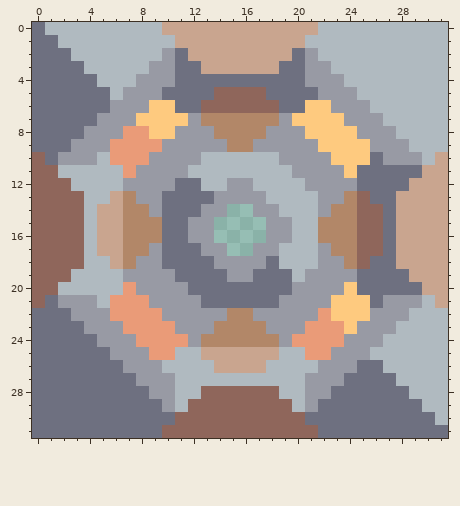
Pixel-art sprite: assets/sprites/blocks/structure/smallStructureBattery.png. Above, as it was before the edit.
The file is 32x32 pixels.
After the commit:
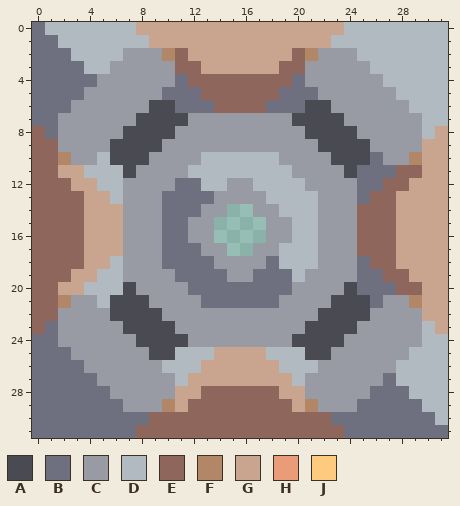
Palette (. is transparent): A #494a52  B #6e7080  C #989aa4  D #b0bac0  E #8f665b  F #b28768  G #c9a58f  H #ea9b78  J #feca7f
The edit:
Colour H gives way to colour A in row 8 at x 7 to 8; in row 9 at x 6 to 9; in row 10 at x 6 to 8; in row 11 at x 7; in row 20 at x 7; in row 21 at x 6 to 8.
Colour H gives way to colour A in row 22 at x 6 to 9 and 22; in row 23 at x 7 to 10 and 21 to 23; in row 24 at x 8 to 11 and 20 to 23; in row 25 at x 9 to 10 and 21 to 22.
Colour J gives way to colour A in row 6 at x 9 to 10 and 21 to 22; in row 7 at x 8 to 11 and 20 to 23; in row 8 at x 9 to 10 and 21 to 24; in row 9 at x 22 to 25; in row 10 at x 23 to 25; in row 11 at x 24.
Colour J gives way to colour A in row 20 at x 24; in rows 21 to 22 at x 23 to 25; in row 23 at x 24.
Colour E gives way to colour B in row 6 at x 13 and 18; in row 13 at x 25; in row 18 at x 25.
Colour B gives way to colour C in row 5 at x 4 to 5; in row 6 at x 3 to 5; in row 7 at x 2 to 4; in row 8 at x 2 to 3; in row 9 at x 2; in row 22 at x 2.
Colour B gives way to colour C in row 23 at x 2 to 3; in row 24 at x 2 to 4; in row 25 at x 3 to 5; in row 26 at x 4 to 6 and 25 to 26; in row 27 at x 5 to 7 and 24 to 26; in row 28 at x 6 to 8 and 23 to 25.
Colour B gives way to colour C in row 29 at x 7 to 9 and 22 to 24.
Colour D gives way to colour C in row 2 at x 7 to 9 and 22 to 24; in row 3 at x 6 to 8 and 23 to 25; in row 4 at x 5 to 7 and 24 to 26; in row 5 at x 6 and 25 to 27; in row 6 at x 26 to 28; in row 7 at x 27 to 29.
Colour D gives way to colour C in row 8 at x 28 to 29; in row 9 at x 29; in row 22 at x 29; in row 23 at x 28 to 29; in row 24 at x 27 to 29; in row 25 at x 26 to 28.
Colour D gives way to colour C in row 26 at x 27.
Colour F gives way to colour C in row 7 at x 13 to 18; in row 8 at x 14 to 17; in row 9 at x 15 to 16; in row 13 at x 7 and 24; in row 14 at x 7 to 8 and 23 to 24; in rows 15 to 16 at x 7 to 9 and 22 to 24.
Colour F gives way to colour C in row 17 at x 7 to 8 and 23 to 24; in row 18 at x 7 and 24; in row 22 at x 15 to 16; in row 23 at x 14 to 17; in row 24 at x 13 to 18.
Colour G gives way to colour D in row 13 at x 6; in row 18 at x 6; in row 25 at x 13 and 18.
Colour B gives way to colour E in row 2 at x 11 and 20; in row 3 at x 11 to 12 and 19 to 20; in row 4 at x 12 to 19; in row 5 at x 13 and 18; in row 8 at x 0; in row 9 at x 0 to 1.
Colour B gives way to colour E in row 10 at x 1; in row 11 at x 28 to 29; in row 12 at x 27 to 28; in row 13 at x 26 to 27; in rows 14 to 17 at x 27; in row 18 at x 26 to 27.
Colour B gives way to colour E in row 19 at x 27 to 28; in row 20 at x 28 to 29; in row 21 at x 1; in row 22 at x 0 to 1; in row 23 at x 0; in row 30 at x 9 to 10 and 21 to 22.
Colour B gives way to colour E in row 31 at x 8 to 9 and 22 to 23.
Colour C gives way to colour F in row 2 at x 10 and 21; in row 10 at x 2 and 29; in row 21 at x 2 and 29; in row 29 at x 10 and 21.
Colour D gives way to colour G in row 0 at x 8 to 9 and 22 to 23; in row 1 at x 9 to 10 and 21 to 22; in row 8 at x 31; in row 9 at x 30 to 31; in row 10 at x 30; in row 11 at x 2 to 3.
Colour D gives way to colour G in row 12 at x 3 to 4; in row 13 at x 4 to 5; in rows 14 to 17 at x 4; in row 18 at x 4 to 5; in row 19 at x 3 to 4; in row 20 at x 2 to 3.
Colour D gives way to colour G in row 21 at x 30; in row 22 at x 30 to 31; in row 23 at x 31; in row 26 at x 13 and 18; in row 27 at x 12 to 19; in row 28 at x 11 to 12 and 19 to 20.
Colour D gives way to colour G in row 29 at x 11 and 20.
Pixel boxes of the changes (left, top, right, bottom) in both pictures:
changed: (32, 22, 448, 438)
